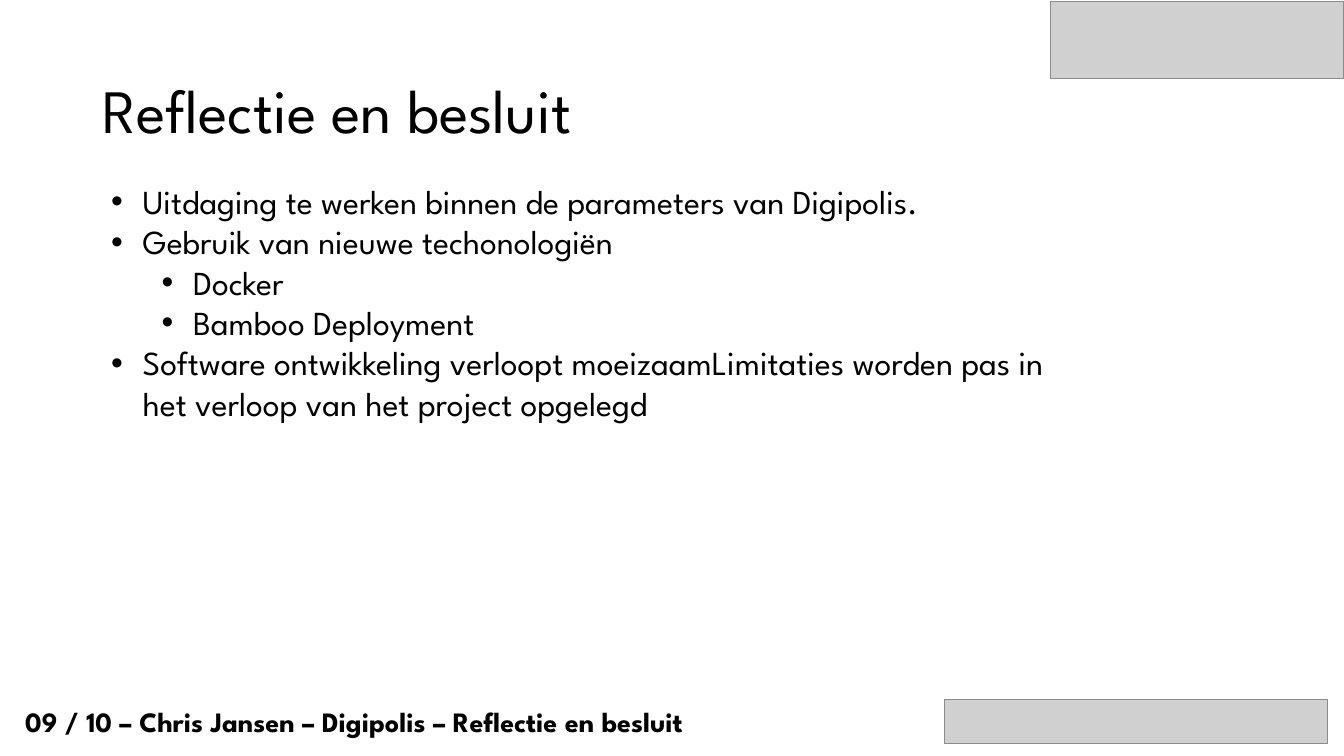
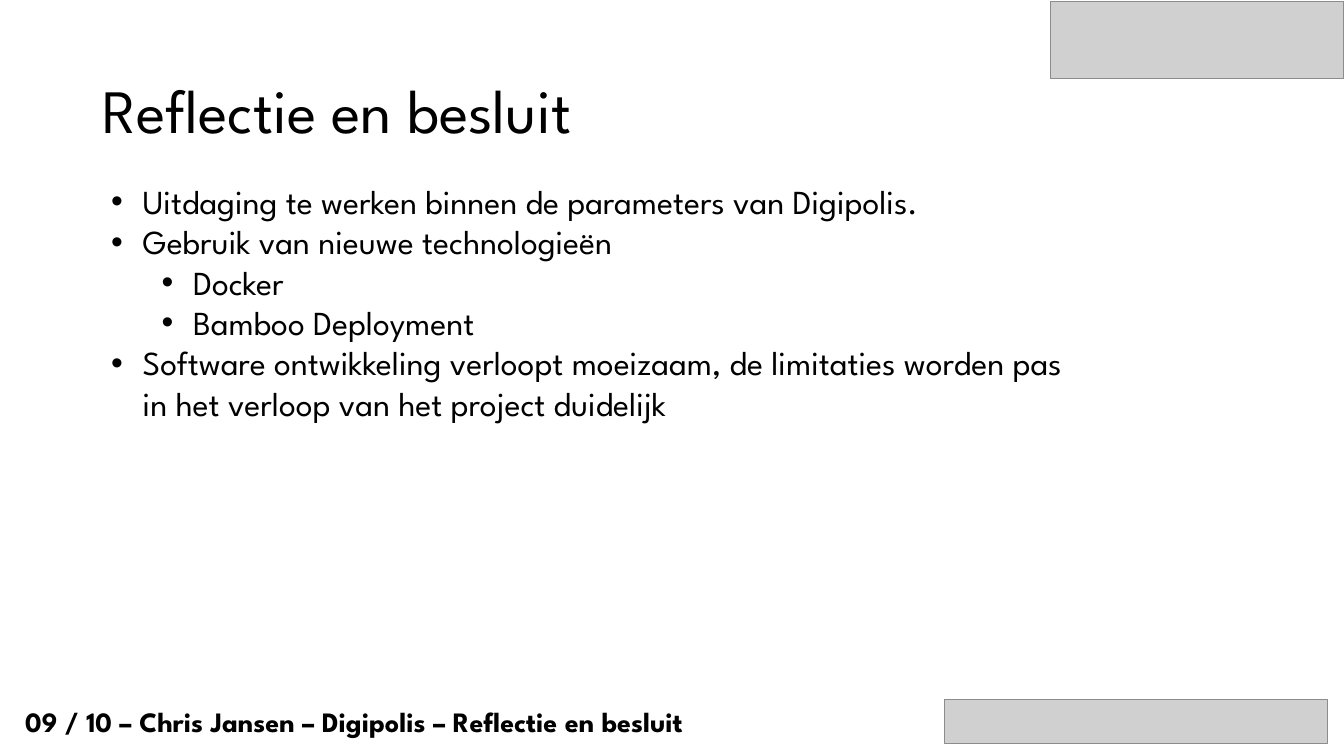
Before and after one commit to mitchdewinter/bap1617-ChrisJansen, a slide deck: slide 10 of Presentaties/Chris_Jansen_Digipolis_Antwerpen_Tussentijdsepresentatie.pptx. Drawn at 1344x756 pixels with LibreOffice and Linux fonts; fonts in the diff are those of the drawing; grey boxes stand for pictures; background and template pictures are left out. Boxes give left, top, right and bottom in pixels: in the first picture for what was removed or moved away, otherwise in the second. Text is boxed around its words. In the diff, an @@ line names an element or a change of style, - is before the commit and + after.

```diff
--- a/Presentaties/Chris_Jansen_Digipolis_Antwerpen_Tussentijdsepresentatie.pptx
+++ b/Presentaties/Chris_Jansen_Digipolis_Antwerpen_Tussentijdsepresentatie.pptx
@@ text at (143, 221, 612, 262): text changed @@
-• Gebruik van nieuwe techonologiën
+• Gebruik van nieuwe technologieën
@@ text at (143, 351, 1062, 424): text changed @@
-• Software ontwikkeling verloopt moeizaamLimitaties worden pas in het verloop van het project opgelegd
+• Software ontwikkeling verloopt moeizaam, de limitaties worden pas in het verloop van het project duidelijk
```
Also in this commit, not shown: 5 other slides changed, 1 other file.
